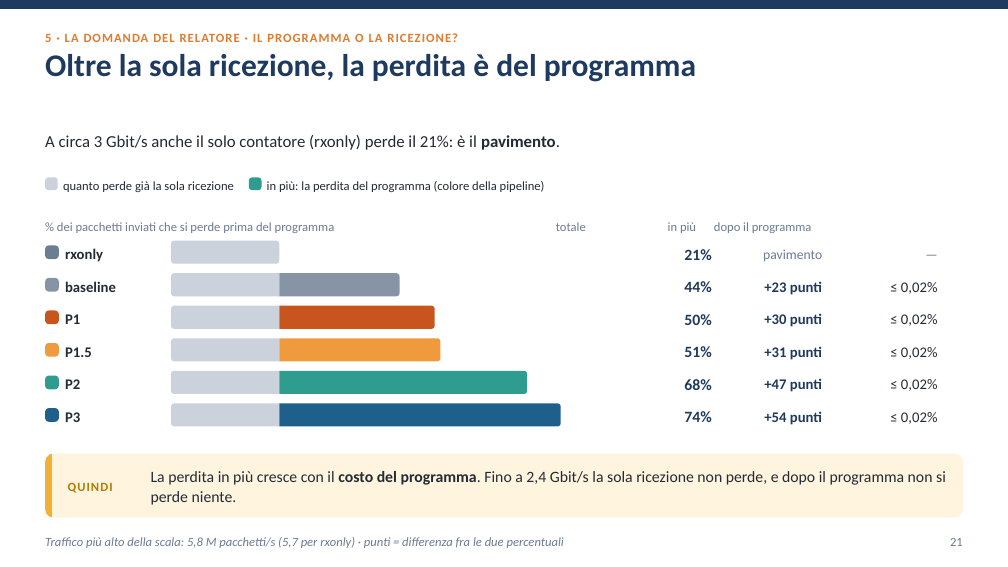
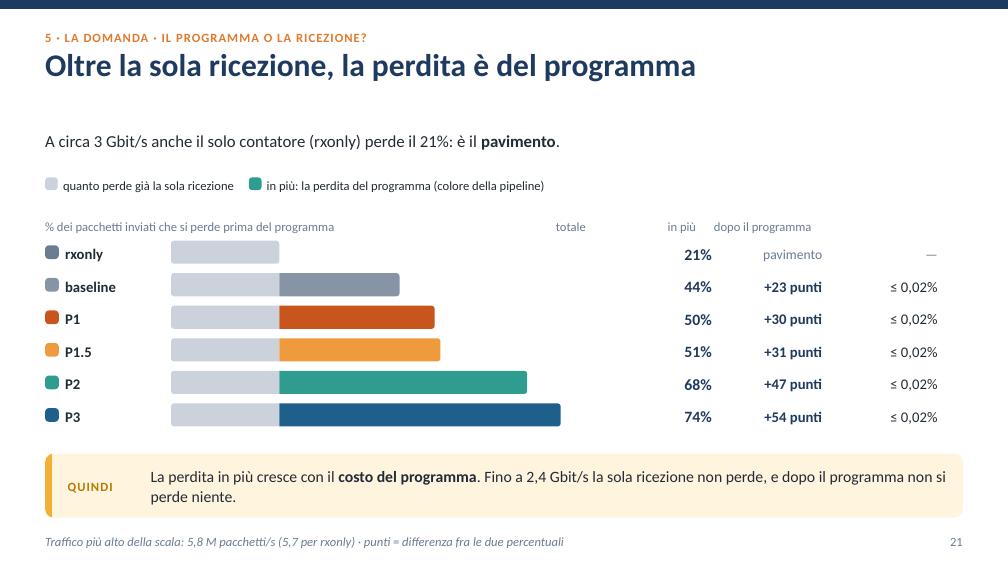
Before and after one commit to ettore-cantile/ipa_lab, a slide deck: slide 21 of docs/Test reale su dual boot.pptx. Drawn at 1008x567 pixels with LibreOffice and Linux fonts; fonts in the diff are those of the drawing. Boxes give left, top, right and bottom in pixels: in the first picture for what was removed or moved away, otherwise in the second. Text is boxed around its words. In the diff, an @@ line names an element or a change of style, - is before the commit and + after.

```diff
--- a/docs/Test reale su dual boot.pptx
+++ b/docs/Test reale su dual boot.pptx
@@ text at bbox=[45, 33, 367, 42]: text changed @@
-5 · LA DOMANDA DEL RELATORE · IL PROGRAMMA O LA RICEZIONE?
+5 · LA DOMANDA · IL PROGRAMMA O LA RICEZIONE?
```
Also in this commit, not shown: 8 other slides changed, 11 other files.
